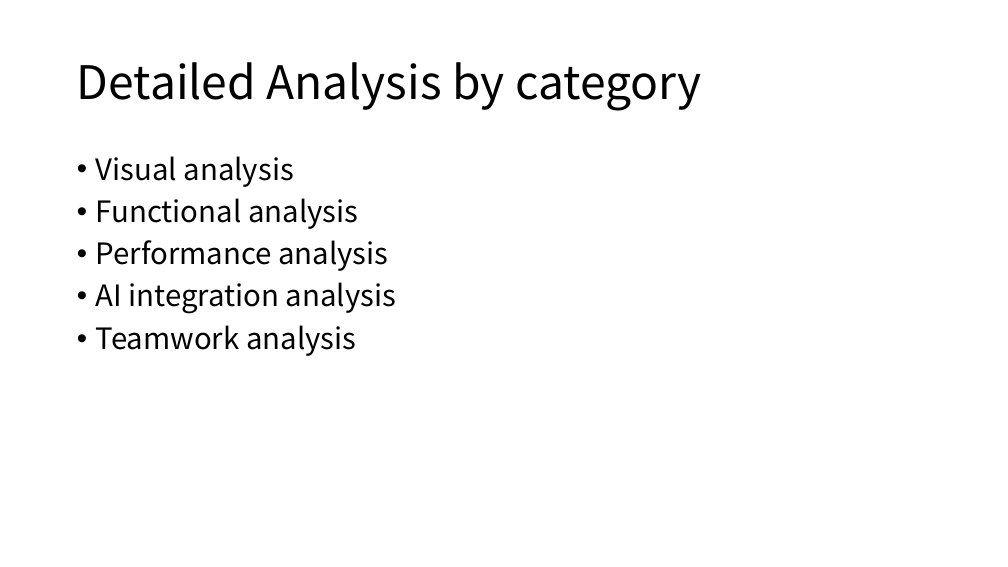
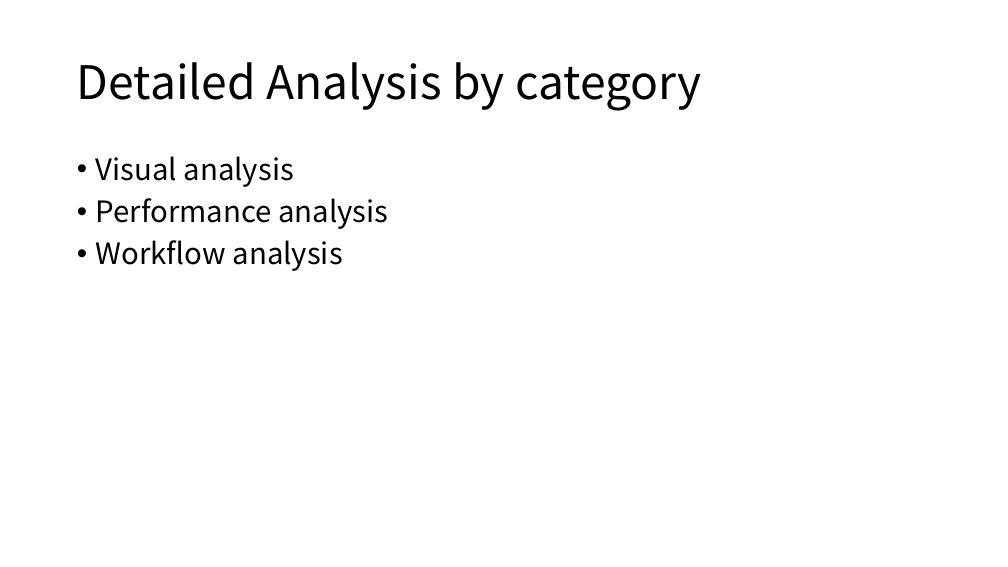
Before and after one commit to boycececil666gmailcom/webgpu-renderer, a slide deck: slide 4 of WebGPU Renderer.pptx (slide 5 before the commit). Drawn at 1008x567 pixels with LibreOffice and Linux fonts; fonts in the diff are those of the drawing. Boxes give left, top, right and bottom in pixels: in the first picture for what was removed or moved away, otherwise in the second. Text is boxed around its words. In the diff, an @@ line names an element or a change of style, - is before the commit and + after.

```diff
--- a/WebGPU Renderer.pptx
+++ b/WebGPU Renderer.pptx
@@ text at (x1=96, y1=198, x2=358, y2=229): paragraph removed @@
-• Functional analysis
@@ text at (x1=96, y1=240, x2=343, y2=271): text changed @@
-• AI integration analysis
-• Teamwork analysis
+• Workflow analysis
```
Also in this commit, not shown: 4 other slides changed, 7 slides added, 2 slides removed, 16 other files.
